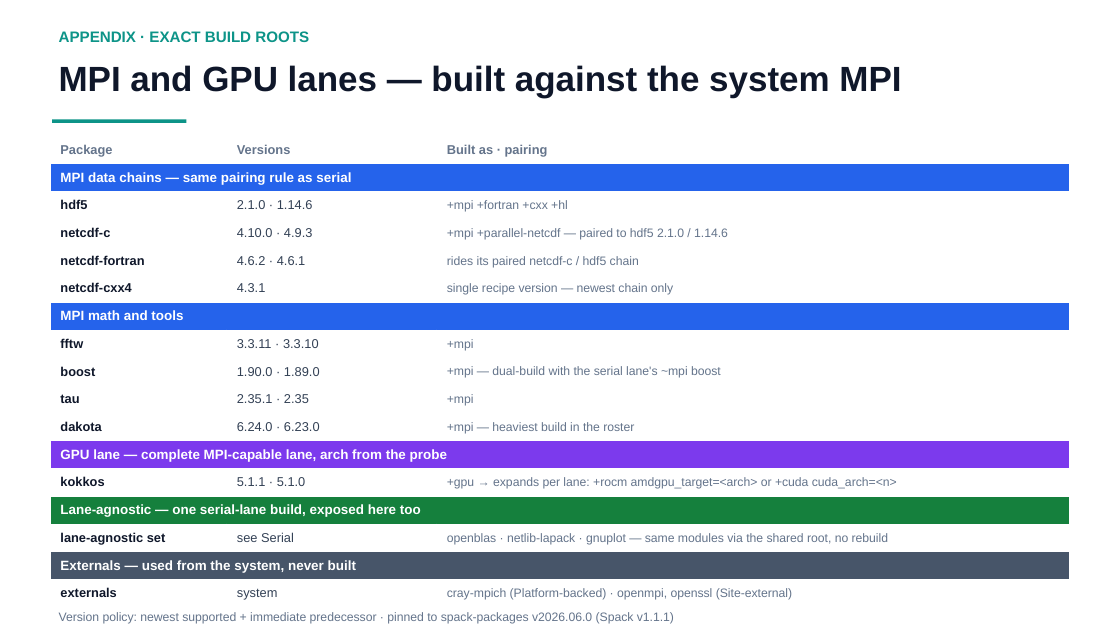
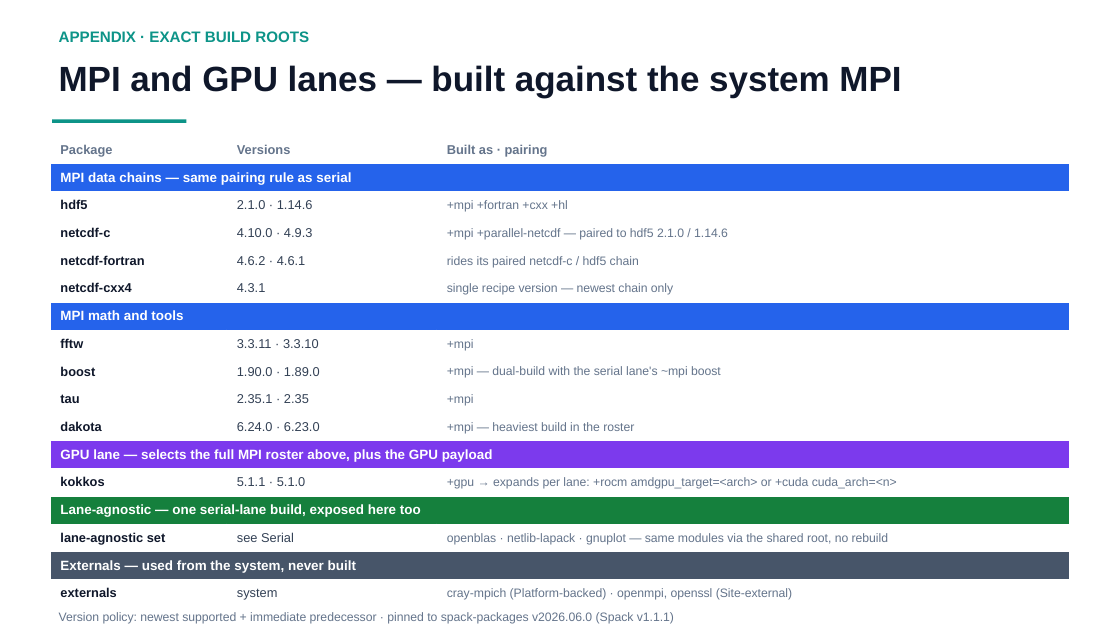
Before and after one commit to ray12514/stack-planning, a slide deck: slide 11 of presentations/cse_lanes_model.pptx. Drawn at 1120x630 pixels with LibreOffice and Linux fonts; fonts in the diff are those of the drawing. Boxes give left, top, right and bottom in pixels: in the first picture for what was removed or moved away, otherwise in the second. Text is boxed around its words. In the diff, an @@ line names an element or a change of style, - is before the commit and + after.

Commit message:
User-facing lane model statement; GPU selects the MPI roster
lane_and_module_model_v1: record the user-facing statement of the model —
the Serial lane holds two classes (common compiler-dependent packages,
exposed in every lane via the shared root; non-MPI configurations of
MPI-capable packages, replaced in MPI/GPU lanes by the +mpi build the
roster selects, same clean name). Record the rejected alternative:
lane-suffixed public names (fftw-serial/fftw-mpi) — inside a loaded lane
the choice is already made, and suffixes reintroduce the flat-surface
failure mode. SOP section 6 recast in the same two-class terms. Deck GPU
appendix section: GPU lane selects the full MPI roster plus the GPU
payload.

```diff
--- a/presentations/cse_lanes_model.pptx
+++ b/presentations/cse_lanes_model.pptx
@@ table at <box>50,136,1070,607</box> @@
-row 12, column 1: GPU lane — complete MPI-capable lane, arch from the probe
+row 12, column 1: GPU lane — selects the full MPI roster above, plus the GPU payload
```
Also in this commit, not shown: 3 other files.
